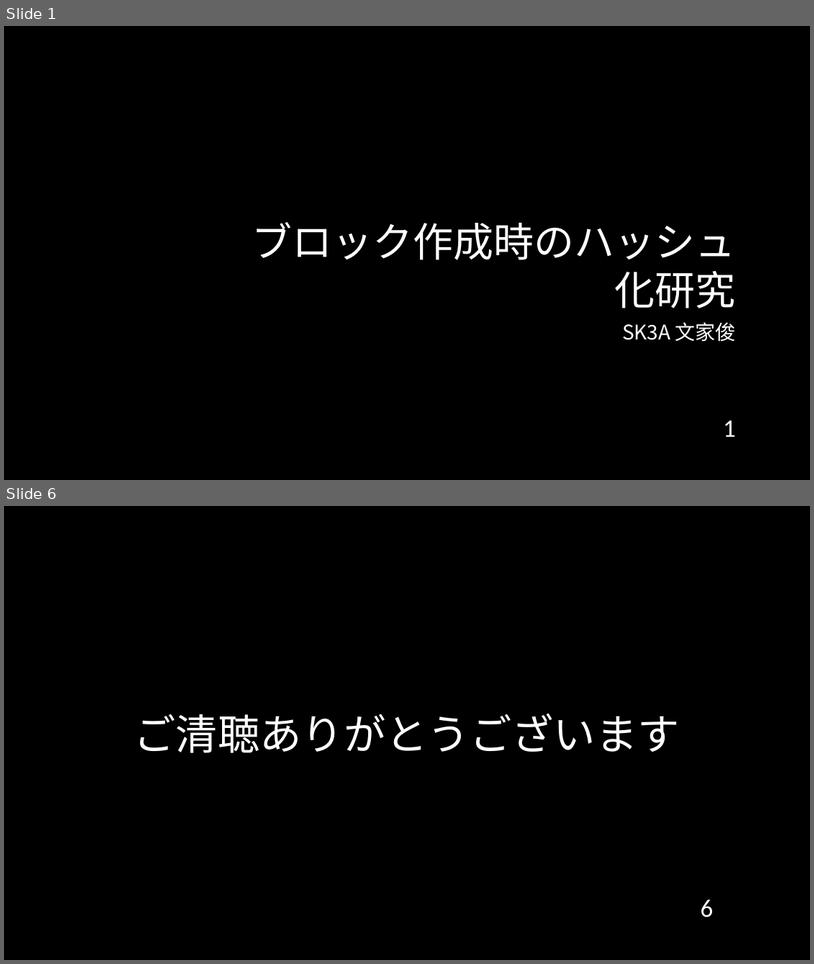
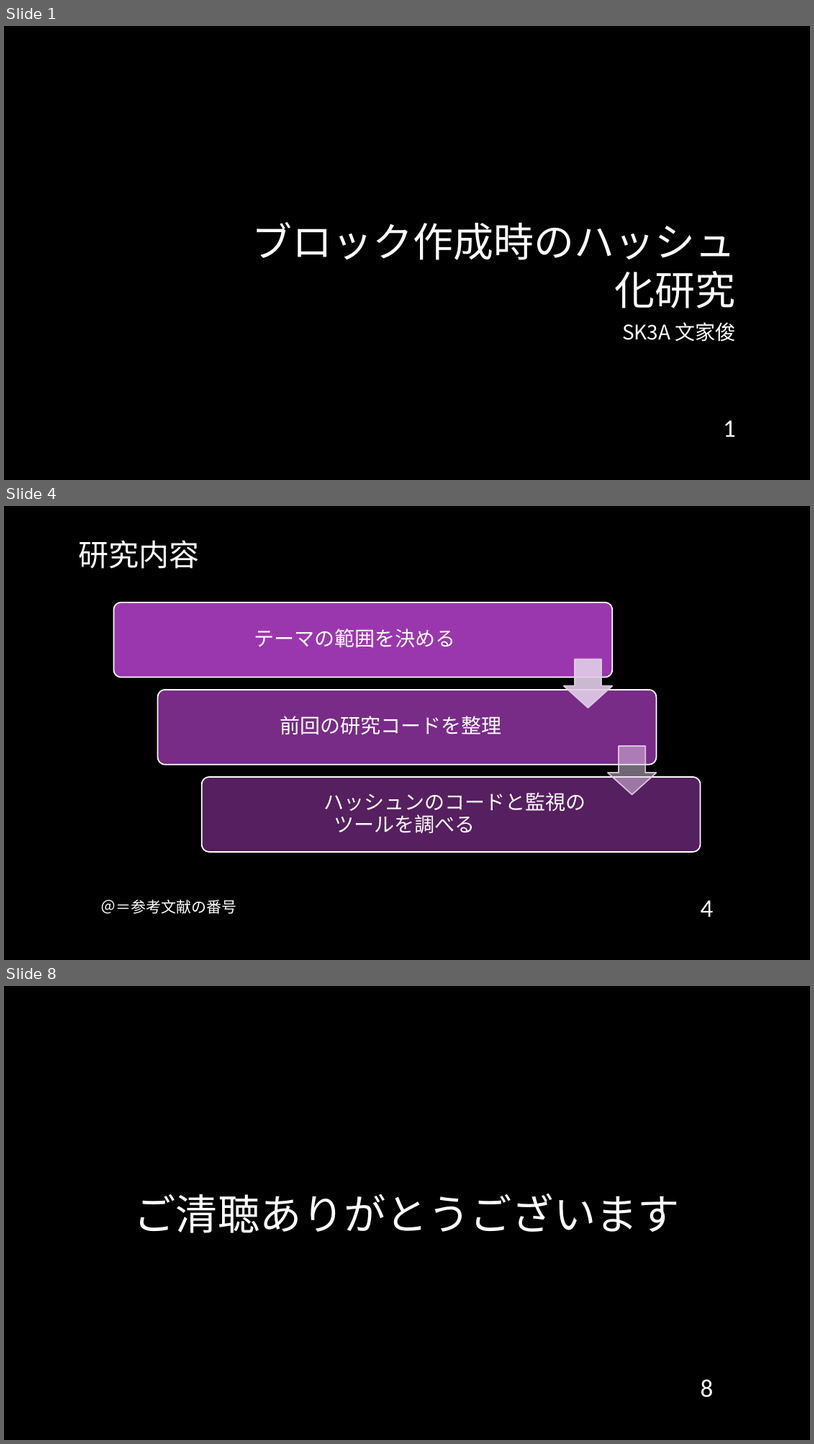
Before and after one commit to cyrusmanosa/Ecc-Year-3, a slide deck: Y3-Sem2/ITゼミ演習II/2024年度_11月報告会_Sk3a04_文家俊.pptx. Shown one above the other, each under a label of ours: slides 1 and 6 before the commit, slides 1, 4 and 8 after it; the slides between them are not shown. The pictures are 814x964 and 814x1444 pixels, drawn with LibreOffice and Linux fonts; fonts in the diff are those of the drawing; background and template pictures are left out. Boxes give left, top, right and bottom in pixels: in the first picture for what was removed or moved away, otherwise in the second. Text is boxed around its words. In the diff, an @@ line names an element or a change of style, - is before the commit and + after.

```diff
--- a/Y3-Sem2/ITゼミ演習II/2024年度_11月報告会_Sk3a04_文家俊.pptx
+++ b/Y3-Sem2/ITゼミ演習II/2024年度_11月報告会_Sk3a04_文家俊.pptx
@@ slide 4 added at (x1=4, y1=506, x2=810, y2=960), background picture (left out) @@
@@ title added at (x1=78, y1=540, x2=199, y2=569), 36 pt, text #FFFFFF @@
+研究内容
@@ group added at (x1=113, y1=602, x2=701, y2=852): 3 rounded rectangles, 3 texts, 2 down arrows @@
+テーマの範囲を決める
+前回の研究コードを整理
+ハッシュンのコードと監視のツールを調べる
@@ text added at (x1=101, y1=899, x2=237, y2=914), 18 pt, text #FFFFFF @@
+＠＝参考文献の番号
@@ page number added at (x1=701, y1=900, x2=714, y2=916), 30 pt, text #FFFFFF @@
+4
@@ what was slide 6 is now slide 8 @@
@@ page number at (x1=701, y1=1379, x2=714, y2=1397): text changed @@
-6
+8
```
Also in this commit, not shown: 3 slides changed, 3 other slides added, 1 slide removed, 13 other files.
